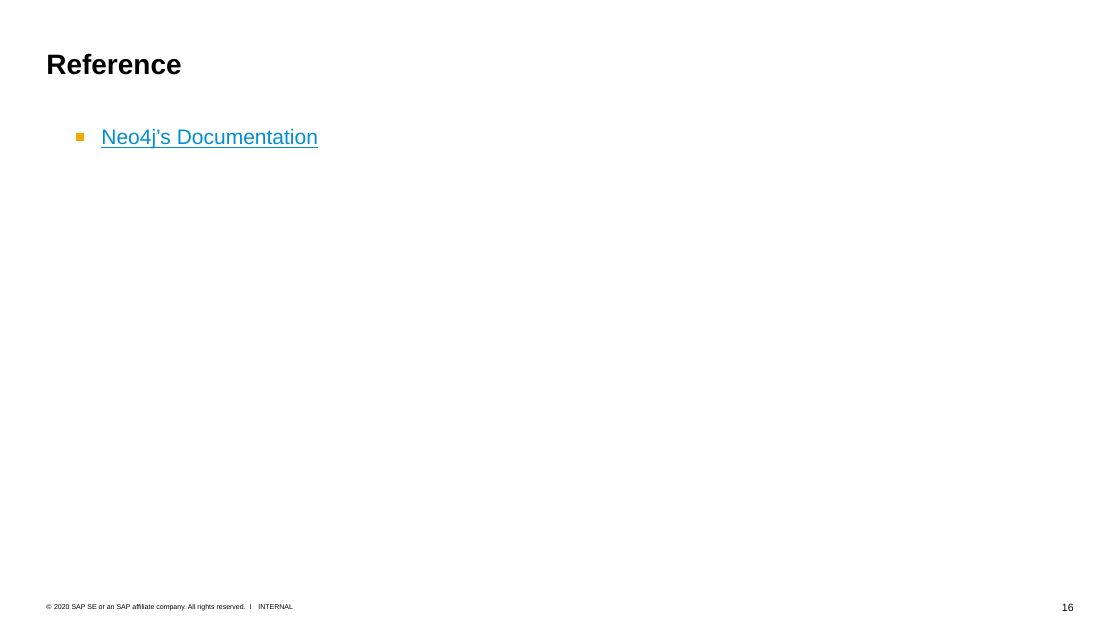
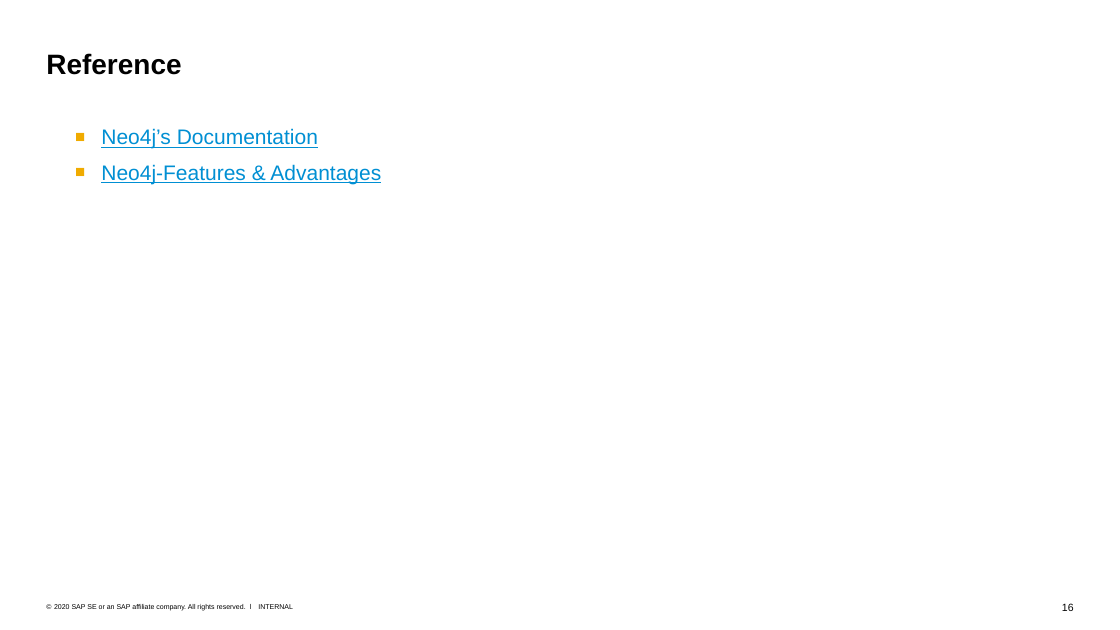
Before and after one commit to Voidkai/Survey_on_NoSQL, a slide deck: slide 16 of NoSQL/The_Survey_On_Neo4j.pptx. Drawn at 1120x630 pixels with LibreOffice and Linux fonts; fonts in the diff are those of the drawing. Boxes give left, top, right and bottom in pixels: in the first picture for what was removed or moved away, otherwise in the second. Text is boxed around its words. In the diff, an @@ line names an element or a change of style, - is before the commit and + after.

```diff
--- a/NoSQL/The_Survey_On_Neo4j.pptx
+++ b/NoSQL/The_Survey_On_Neo4j.pptx
@@ text at [101, 164, 381, 184]: paragraph added @@
+■ Neo4j-Features & Advantages
```
Also in this commit, not shown: 6 slides added, 24 slides removed, 1 other file.
